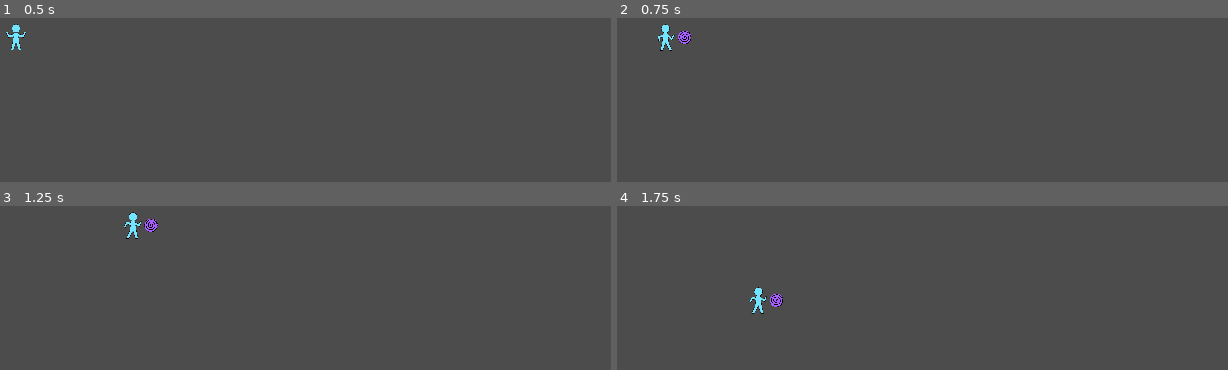
Above: before the commit, frames 1-4 (two rows, left to right).
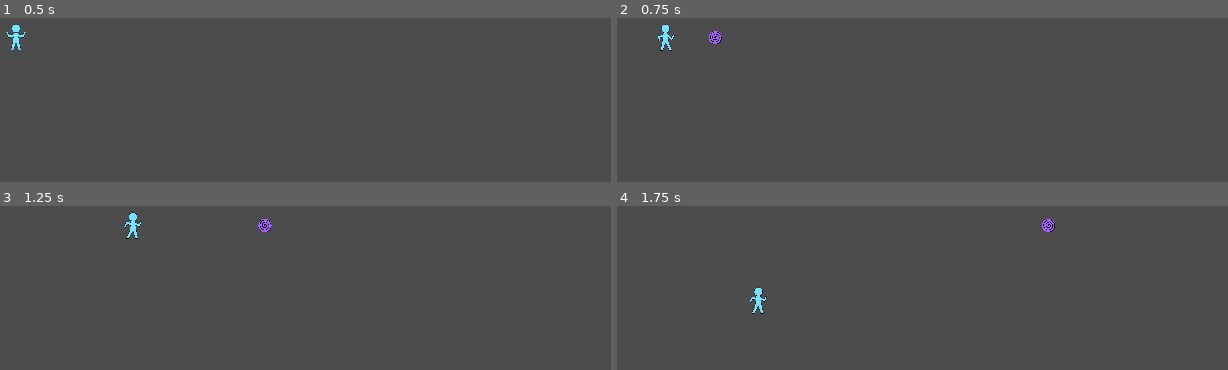
Above: after the commit, the same moments.

Repository: Reituag/DiscoBowl
Game: Godot game, scene res://Sources/Main.tscn
Two runs of this game, one before a commit and one after it. Both use one fixed random seed, a clock stepped at 60 frames per second and the inputs below.
Inputs:
- Up to frame 1 (0.5 s): no input
- Up to frame 2 (0.75 s): hold Right (ui_right) from 0.53 s (still down); hold Space (ui_attack) from 0.53 s (still down)
- Up to frame 3 (1.25 s): keep holding Right (ui_right); keep holding Space (ui_attack)
- Up to frame 4 (1.75 s): release Right (ui_right) at 1.28 s; release Space (ui_attack) at 1.28 s; hold Down (ui_down) from 1.28 s (still down); tap Space (ui_attack) at 1.35 s

Frame 1 is identical in both runs. In frame 2, 0.3% of the frame differs, in the area x 9-18%, y 7-16%; in frame 3, 0.3%; in frame 4, 0.3%.

Commit message:
Disk Movement addition
Spawn of disk in game instead of inside character
Disk movement when spawned

Diff:
--- a/Project/Sources/Character/Character.gd
+++ b/Project/Sources/Character/Character.gd
@@ -2,6 +2,12 @@
 
 export var speed = 400  # How fast the character will move (pixels/sec).
 var screen_size  # Size of the game window.
+
+var available_throw = true
+var throw_direction : Vector2 = Vector2.RIGHT
+
+export (PackedScene) var Disk
+var myDisk = null
 
 signal hit
 
@@ -11,6 +17,7 @@
 	screen_size = get_viewport_rect().size
 	connect("body_entered",self, "_on_Character_body_entered")
 	$DiskTimer.connect("timeout", self, "_on_DiskTimer_timeout")
+
 
 # Called every frame. 'delta' is the elapsed time since the previous frame.
 func _process(delta):
@@ -34,9 +41,14 @@
 	position.x = clamp(position.x, 0, screen_size.x)
 	position.y = clamp(position.y, 0, screen_size.y)
 
-	if Input.is_action_pressed("ui_attack"):
-		$Disk.show()
+	if Input.is_action_pressed("ui_attack") and available_throw:
+		myDisk = Disk.instance()
+		myDisk.global_position = $DiskStart.global_position
+		get_parent().add_child(myDisk)
+		myDisk.throw(throw_direction)
 		$DiskTimer.start()
+		$DiskTimer.connect("timeout", myDisk, "destroy")
+		available_throw = false
 
 func start(pos):
 	position = pos
@@ -49,4 +61,4 @@
 	$CollisionShape2D.set_deferred("disabled", true)
 
 func _on_DiskTimer_timeout():
-	$Disk.hide()
+	available_throw = true
--- a/Project/Sources/Character/Character.tscn
+++ b/Project/Sources/Character/Character.tscn
@@ -30,6 +30,7 @@
 __meta__ = {
 "_edit_group_": true
 }
+Disk = ExtResource( 7 )
 
 [node name="AnimatedSprite" type="AnimatedSprite" parent="."]
 scale = Vector2( 0.25, 0.25 )
@@ -39,8 +40,8 @@
 [node name="CollisionShape2D" type="CollisionShape2D" parent="."]
 shape = SubResource( 2 )
 
-[node name="Disk" parent="." instance=ExtResource( 7 )]
-visible = false
-position = Vector2( 44.25, -0.5 )
+[node name="DiskTimer" type="Timer" parent="."]
+wait_time = 2.5
 
-[node name="DiskTimer" type="Timer" parent="."]
+[node name="DiskStart" type="Position2D" parent="."]
+position = Vector2( 44.25, 0 )
--- a/Project/Sources/Disk/Disk.gd
+++ b/Project/Sources/Disk/Disk.gd
@@ -1,16 +1,23 @@
 extends Area2D
 
+export var speed = 800 # pixels/sec
 
-# Declare member variables here. Examples:
-# var a = 2
-# var b = "text"
-
+var throw_direction = Vector2.UP
+var moving = false
 
 # Called when the node enters the scene tree for the first time.
 func _ready():
 	pass # Replace with function body.
 
+func throw(direction):
+	show()
+	throw_direction = direction.normalized()
+	moving = true
+
+func destroy():
+	queue_free()
 
 # Called every frame. 'delta' is the elapsed time since the previous frame.
-#func _process(delta):
-#	pass
+func _process(delta):
+	if moving:
+		position += throw_direction * speed * delta
